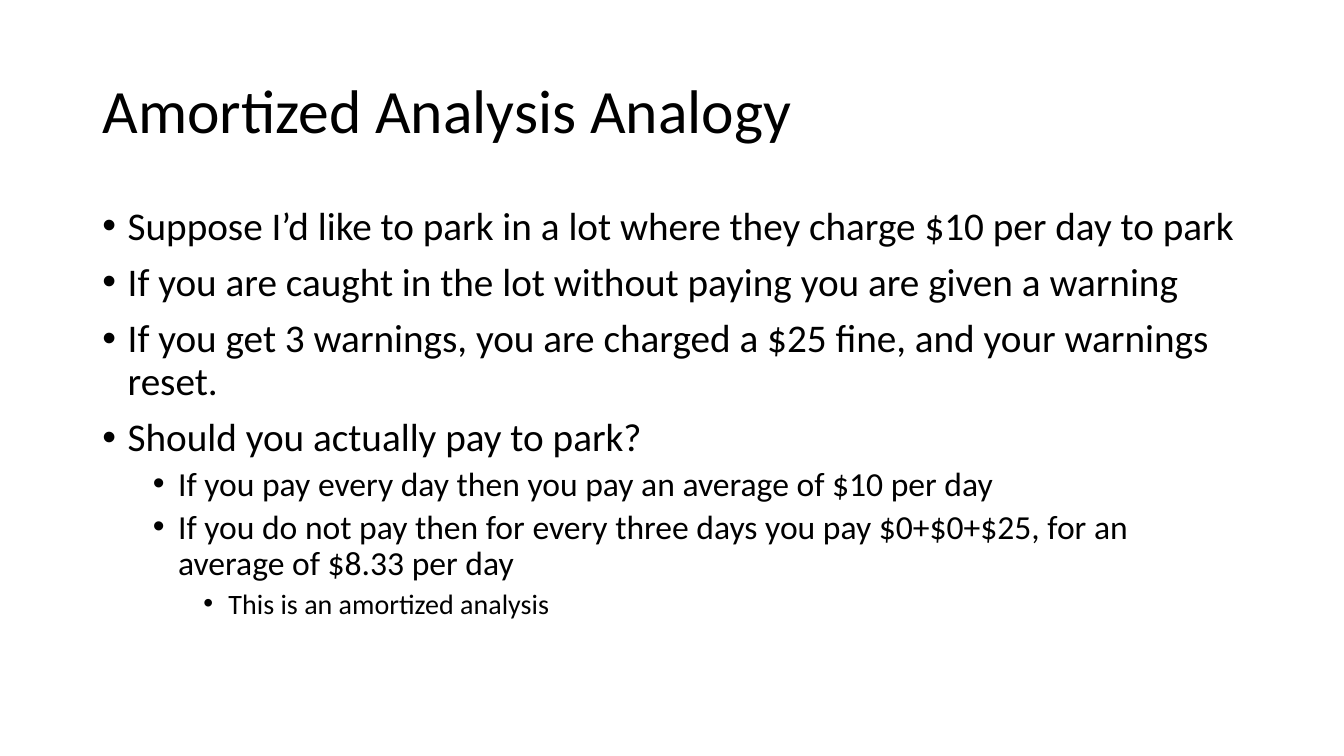
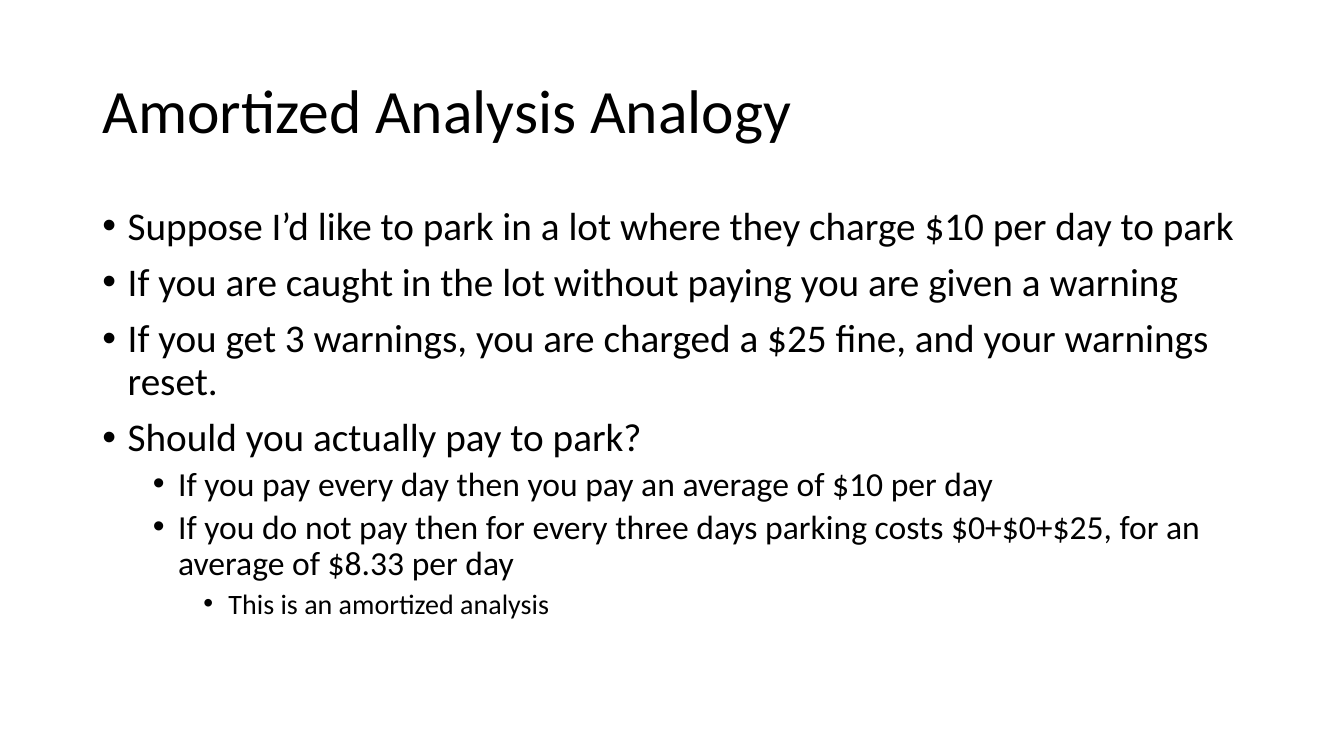
Before and after one commit to natebrunelle/cse332, a slide deck: slide 31 of markdown/files/slides/lecture2_analysis1.pptx (slide 27 before the commit). Drawn at 1344x756 pixels with LibreOffice and Linux fonts; fonts in the diff are those of the drawing. Boxes give left, top, right and bottom in pixels: in the first picture for what was removed or moved away, otherwise in the second. Text is boxed around its words. In the diff, an @@ line names an element or a change of style, - is before the commit and + after.

```diff
--- a/markdown/files/slides/lecture2_analysis1.pptx
+++ b/markdown/files/slides/lecture2_analysis1.pptx
@@ text at (x1=178, y1=515, x2=1200, y2=581): text changed @@
-  • If you do not pay then for every three days you pay $0+$0+$25, for an average of $8.33 per day
+  • If you do not pay then for every three days parking costs $0+$0+$25, for an average of $8.33 per day
```
Also in this commit, not shown: 12 other slides changed, 7 slides added, 3 slides removed, 2 other files.
